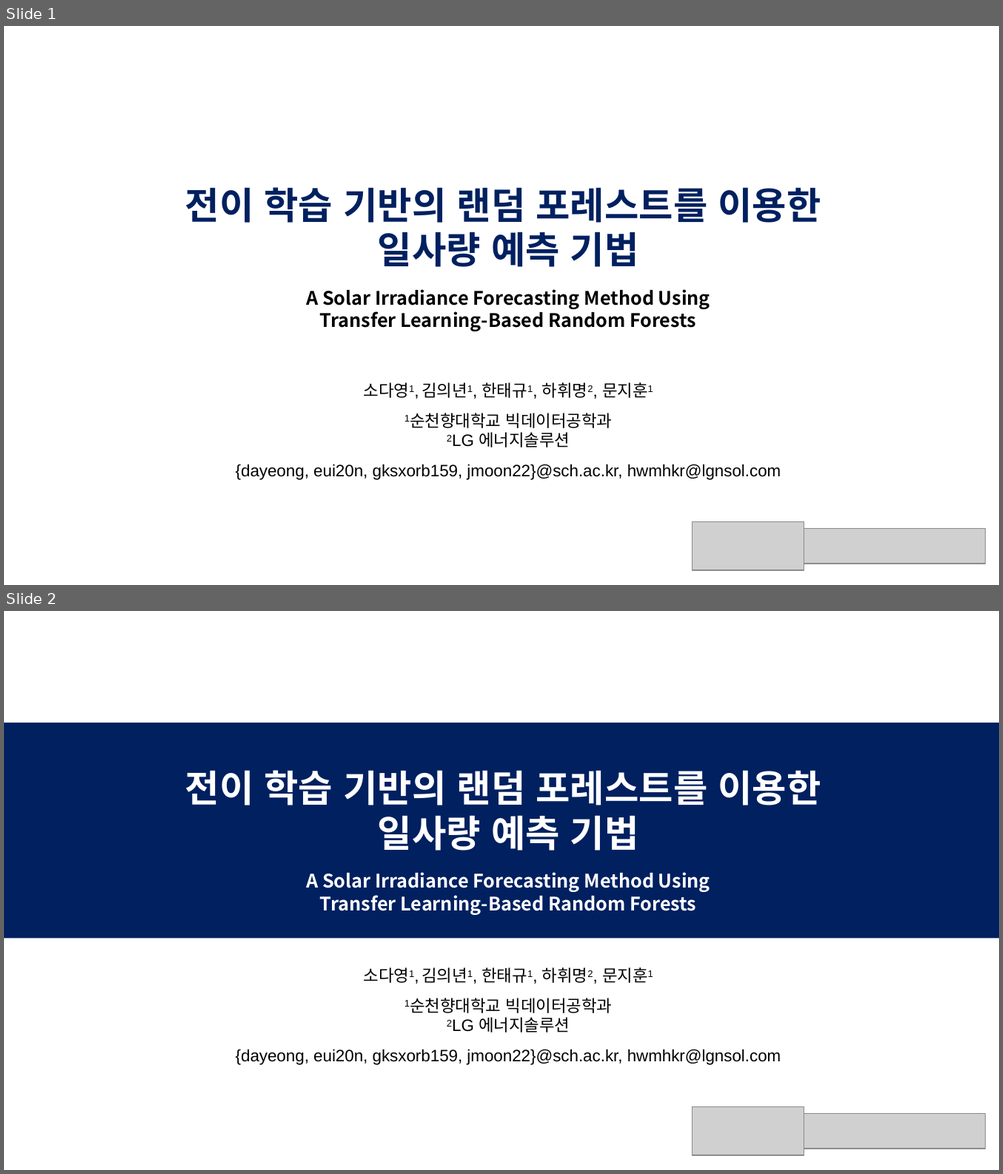
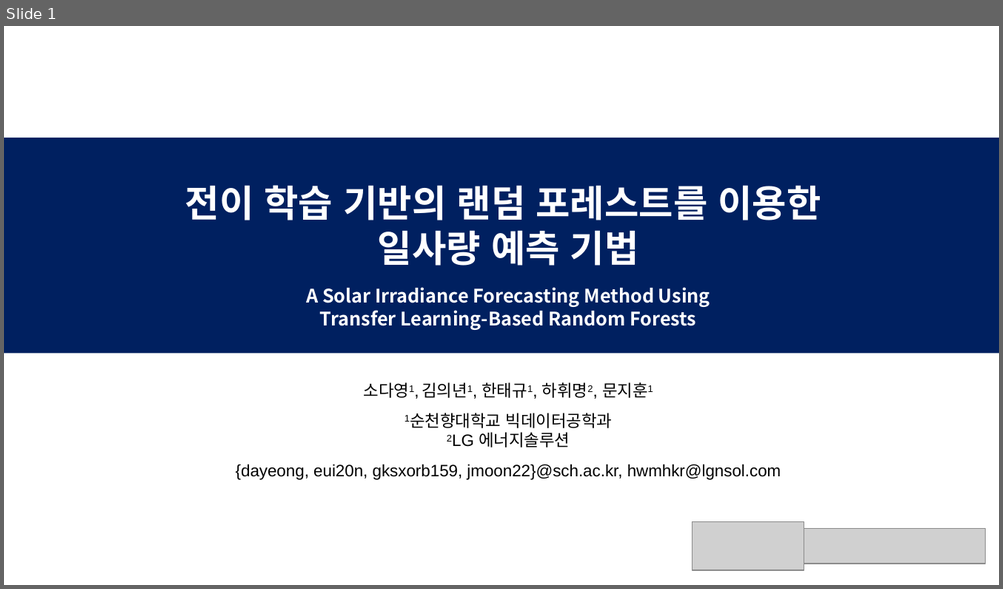
Before and after one commit to TaegyuHan/Solar_radiation_prediction_model, a slide deck: KICS_PT/[KICS] 모델 poster.pptx. Shown one above the other, each under a label of ours: slides 1 and 2 before the commit, slide 1 after it. The pictures are 1003x1174 and 1003x589 pixels, drawn with LibreOffice and Linux fonts; fonts in the diff are those of the drawing; grey boxes stand for pictures. Boxes give left, top, right and bottom in pixels: in the first picture for what was removed or moved away, otherwise in the second. Text is boxed around its words. In the diff, an @@ line names an element or a change of style, - is before the commit and + after.

```diff
--- a/KICS_PT/[KICS] 모델 poster.pptx
+++ b/KICS_PT/[KICS] 모델 poster.pptx
@@ slide 1 removed at box(4, 26, 999, 585), background #FFFFFF @@
@@ title removed at box(185, 187, 820, 332) @@
-전이 학습 기반의 랜덤 포레스트를 이용한
-일사량 예측 기법
-A Solar Irradiance Forecasting Method Using
-Transfer Learning-Based Random Forests
@@ text removed at box(236, 383, 781, 480) @@
-소다영1, 김의년1, 한태규1, 하휘명2, 문지훈1
-1순천향대학교 빅데이터공학과
-2LG 에너지솔루션
-{dayeong, eui20n, gksxorb159, jmoon22}@sch.ac.kr, hwmhkr@lgnsol.com
@@ picture removed at box(692, 522, 804, 571) @@
@@ picture removed at box(804, 529, 985, 564) @@
@@ what was slide 2 is now slide 1 @@
```
Also in this commit, not shown: 6 slides changed, 1 slide added, 2 other slides removed.
